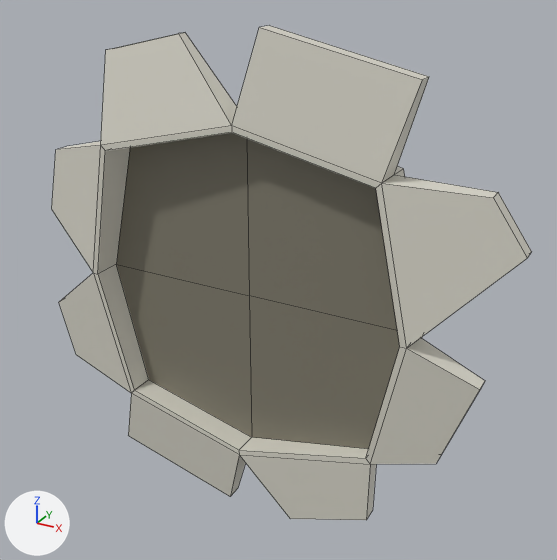
What one commit did to the FBX model Prototype1/Assets/ArtAssets/3DModels/ProtoPageTear1.fbx.
Rendered twice from a camera (50 mm lens) standing at (0.479, -0.809, 0.428) and looking at (0.046, -0.022, 0.034). Arrows for +X, +Y and +Z are at lower left; the lights stay in place. Mesh edges are drawn as thin lines. Where no turn or scale is listed for an object, it has been applied to the vertices.

In view in the first picture: 'PageTear'.
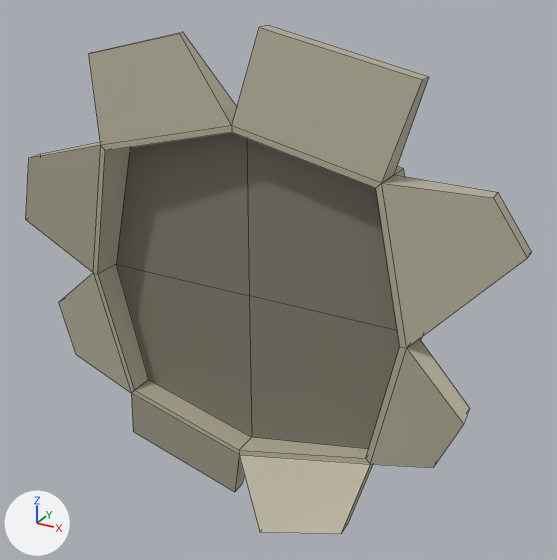
Changed parts and their boxes (x1, y1, x2, y2) in the pictures (557 x 560 px; the box of a moved part takes in the faces that stretch with it):
'PageTear', reshaped
    before: (52, 26, 532, 520)
    after: (26, 26, 532, 534)
part 1 of me_mesh, moved or reshaped
    before: (239, 455, 376, 520)
    after: (239, 455, 373, 534)
part 2 of me_mesh, moved or reshaped
    before: (407, 338, 485, 389)
    after: (407, 339, 470, 424)
part 3 of me_mesh, moved or reshaped
    before: (371, 349, 480, 464)
    after: (371, 349, 463, 468)
part 4 of me_mesh, moved or reshaped
    before: (128, 393, 245, 497)
    after: (131, 393, 244, 492)
part 5 of me_mesh, moved or reshaped
    before: (52, 33, 237, 272)
    after: (26, 32, 237, 272)
part 6 of me_mesh, recoloured
    both: (59, 26, 532, 464)

The edits, one by one:
Material 'Book_Pages3' (mat_book_pages3) is new.
Its base color is (0.471, 0.442, 0.332) (grey #b7b19c).
me_mesh has 74 vertices, 72 faces and spans x -0.325..0.348, y -0.066..0.018, z -0.324..0.341.
me_mesh is used by ob_pagetear; location (0.0, 0.0, 0.0).
Before the commit, vertices of me_mesh: 58 (-0.316, -0.018, 0.075), 59 (-0.297, -0.015, 0.163) at pixel (66, 146), 60 (-0.316, -0.04, 0.075) at pixel (51, 209), 61 (-0.297, -0.037, 0.163) at pixel (55, 149).
me_mesh part 1: all 4 vertices in x 0.075..0.188, y -0.04..-0.015, z -0.323..-0.281 are moved by (0.0, -0.085, 0.043).
me_mesh part 2: the 1 vertex in x 0.316, y -0.04, z -0.038 is moved by (0.0, -0.06, -0.01).
me_mesh part 3: the 1 vertex in x 0.274, y -0.037, z -0.157 is moved by (0.0, -0.011, 0.001).
me_mesh part 4: all 4 vertices in x -0.214..-0.025, y -0.04..-0.015, z -0.324..-0.281 are moved by (0.0, 0.012, 0.0).
Part 5, on me_mesh:
Vertices 58 to 61 of me_mesh move by (0.0, -0.05, 0.0).
Vertex 50 of me_mesh moves from (-0.196, -0.02, 0.302) at pixel (112, 48) to (-0.194, -0.058, 0.302) at pixel (92, 52).
Vertex 51 of me_mesh moves from (-0.08, -0.022, 0.328) at pixel (185, 32) to (-0.086, -0.019, 0.328) at pixel (182, 31).
Vertex 52 of me_mesh moves from (-0.196, -0.033, 0.302) at pixel (105, 49) to (-0.19, -0.071, 0.302) at pixel (88, 53).
Vertex 53 of me_mesh moves from (-0.08, -0.035, 0.328) at pixel (178, 33) to (-0.082, -0.031, 0.328) at pixel (179, 33).
me_mesh part 6: all 68 faces that had it switch from mat_book_pages (light grey #dbd9cc) to mat_book_pages3 (grey #b7b19c).
